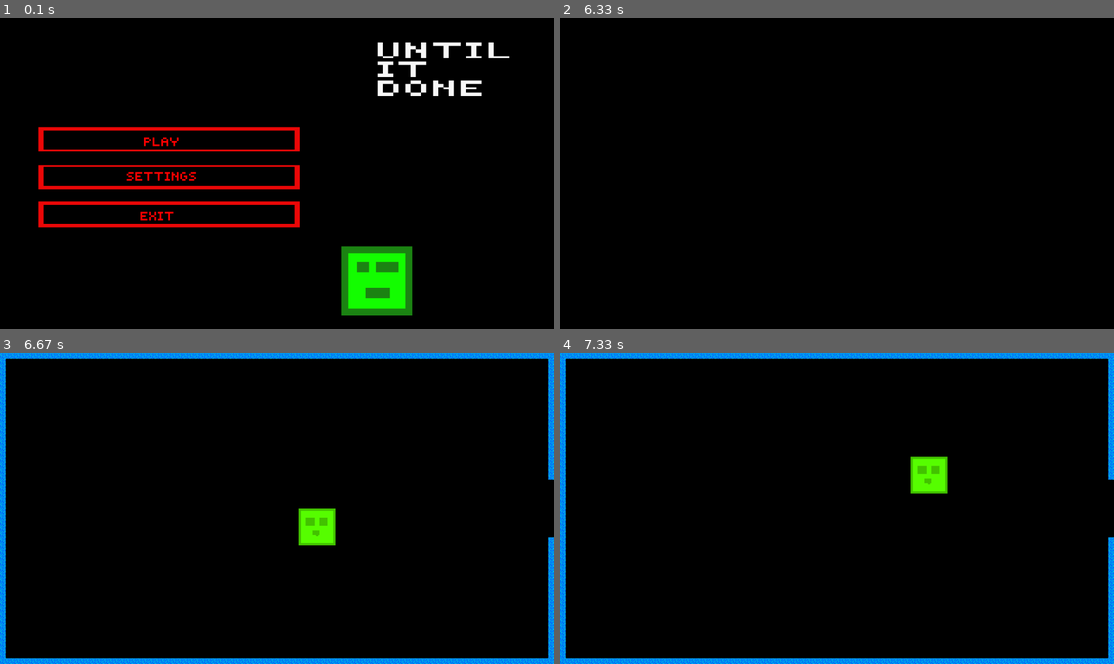
Above: before the commit, frames 1-4 (two rows, left to right).
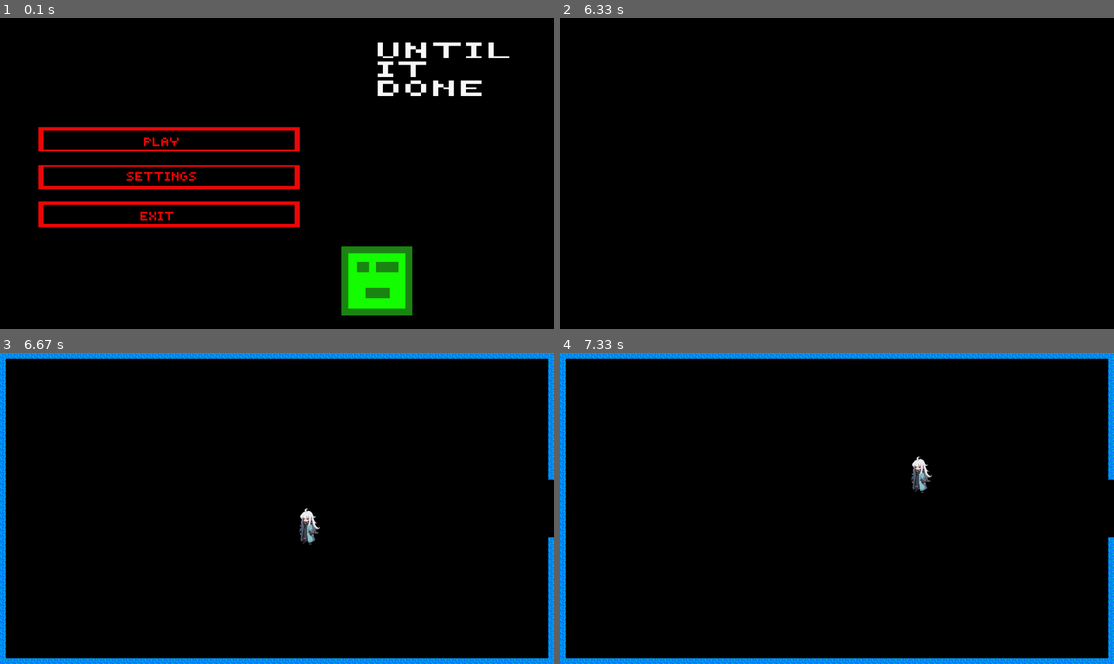
Above: after the commit, the same moments.

Repository: Fr-noname/Pygame_project_Frolov_Kolesnikov
Game: pygame game, started from main.py
The game is run twice, just before and just after one commit, with the same random seed, the same clock (stepped at 60 frames per second) and the same inputs.
Inputs (mouse positions are in pixels of both pictures, inside the frame that each line leads up to):
- Up to frame 1 (0.1 s): no input
- Up to frame 2 (6.33 s): click (837, 173) at 0.38 s; click (814, 189) at 0.72 s; click (704, 176) at 1.05 s; click (842, 207) at 2.88 s; click (665, 133) at 5.22 s
- Up to frame 3 (6.67 s): hold D from 6.5 s (still down)
- Up to frame 4 (7.33 s): release D at 6.97 s; hold W 7-7.3 s

Frames 1-2 are identical in both runs. In frame 3, 0.8% of the frame differs, in the area x 53-61%, y 50-62%; in frame 4, 0.8%, in the area x 63-70%, y 33-46%.

Commit message:
Порисовал (ложь)

Diff:
--- /dev/null
+++ b/data/characters_init.py
@@ -0,0 +1,33 @@
+from data.characters import *
+from data.juwelery import *
+from data.weapons import *
+
+
+def berserk_init(player_pos, ALL_SPRITES):
+    return Berserk(100, 100, 1.5, 2, 12, Axe, ThrowingAxe, RingOfPower, player_pos,
+                   "berserk.png", ALL_SPRITES)
+
+
+def souleater_init(player_pos, ALL_SPRITES):
+    return SoulEater(100, 100, 1, 1, 7, DeathScythle, MysteriousGloves, PrisonOfEyes, player_pos,
+                     "LIFESTEALER.png", ALL_SPRITES)
+
+
+def general_init(player_pos, ALL_SPRITES):
+    return General(150, 100, 1, 2.5, 15, Kokorowatary, UnlimitedRuleBook, PlaqueOfGeneral, player_pos,
+                   "general.png", ALL_SPRITES)
+
+
+def egor_init(player_pos, ALL_SPRITES):
+    return Egor(100, 150, 1, 2, 15, Book, KubikD4, SecretKubik, player_pos,
+                "egor.png", ALL_SPRITES)
+
+
+def scorpius_init(player_pos, ALL_SPRITES):
+    return Berserk(90, 120, 1, 1.5, 18, Vakidzasi, ThrowingKnife, GoldWatch, player_pos,
+                   "scorpius.png", ALL_SPRITES)
+
+
+def paladin_init(player_pos, ALL_SPRITES):
+    return Berserk(200, 150, 1, 1, 5, HolyChain, Crucifix, Krest, player_pos,
+                   "paladin.png", ALL_SPRITES)
--- a/data/game.py
+++ b/data/game.py
@@ -1,9 +1,10 @@
-from pygame import QUIT
+import pygame
 
 from data import characters
 from data import lobby
 from data.anime import *
 from levels.lvls import *
+from data.characters_init import *
 
 
 def start(setings=1, room=1, lvl_nomer=1):
@@ -19,8 +20,7 @@
     fps = 120
     screen.fill((0, 0, 0))
 
-    a = characters.Player(100, 100, 1, 1, 5, None,
-                          None, None, player_pos, 'BLOB.png', ALL_SPRITES)
+    a = paladin_init(player_pos, ALL_SPRITES)
     running = True
 
     s = lvl(lvl_nomer, screen, room, ALL_SPRITES, kills)
@@ -33,7 +33,7 @@
             screen.blit(b, r)
 
         for e in pygame.event.get():
-            if e.type == QUIT:
+            if e.type == pygame.QUIT:
                 running = False
             if e.type == pygame.MOUSEBUTTONDOWN:
                 a.attack()
--- a/data/juwelery.py
+++ b/data/juwelery.py
@@ -37,7 +37,7 @@
         return damage
 
 
-class RingOfPower:
+class RingOfPower: # Берсерк
     def berserk(self, hp, shield):
         k_out = ((101 - hp) + (50 - shield)) / 4
         return k_out
Binary file added: images/general.png
Binary file added: images/paladin.png
Binary file added: images/scorpius.png
